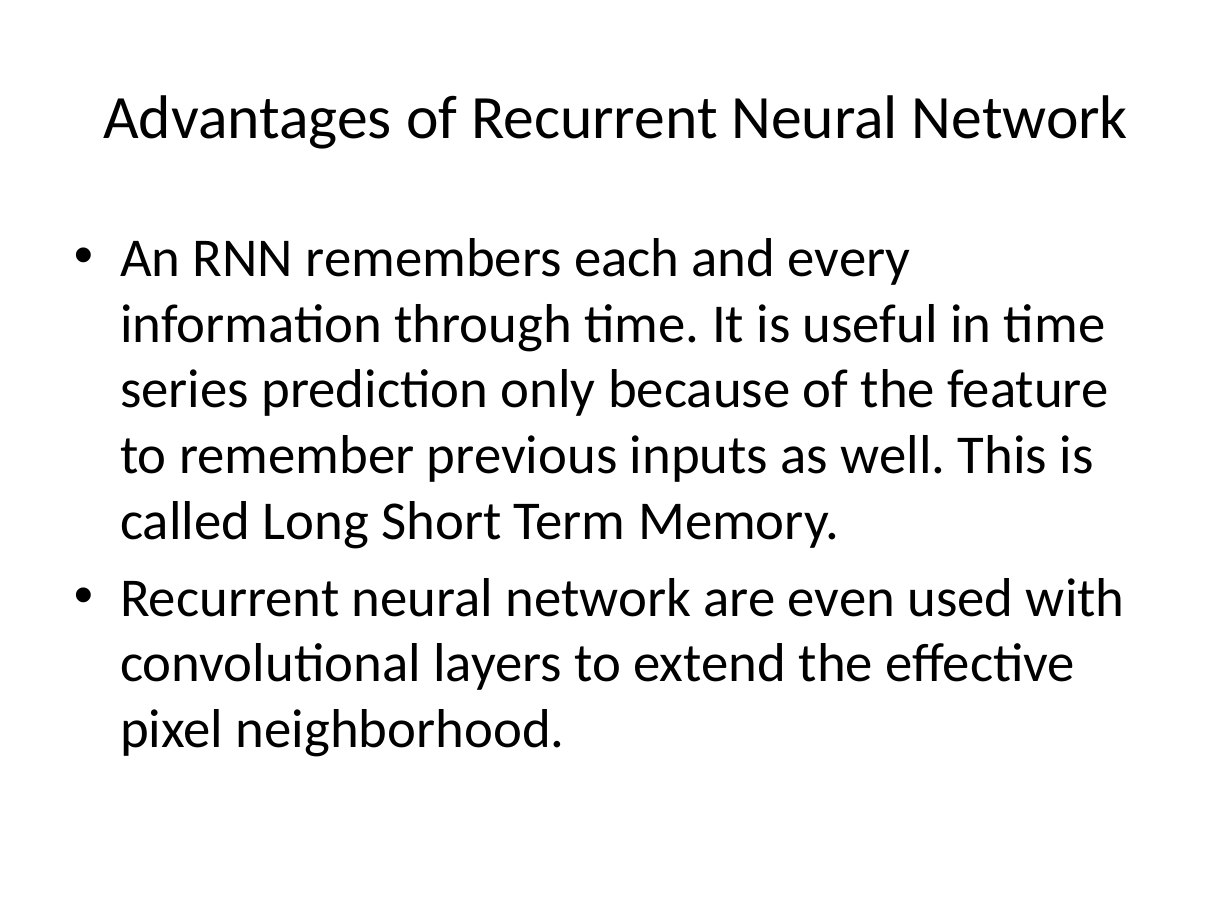
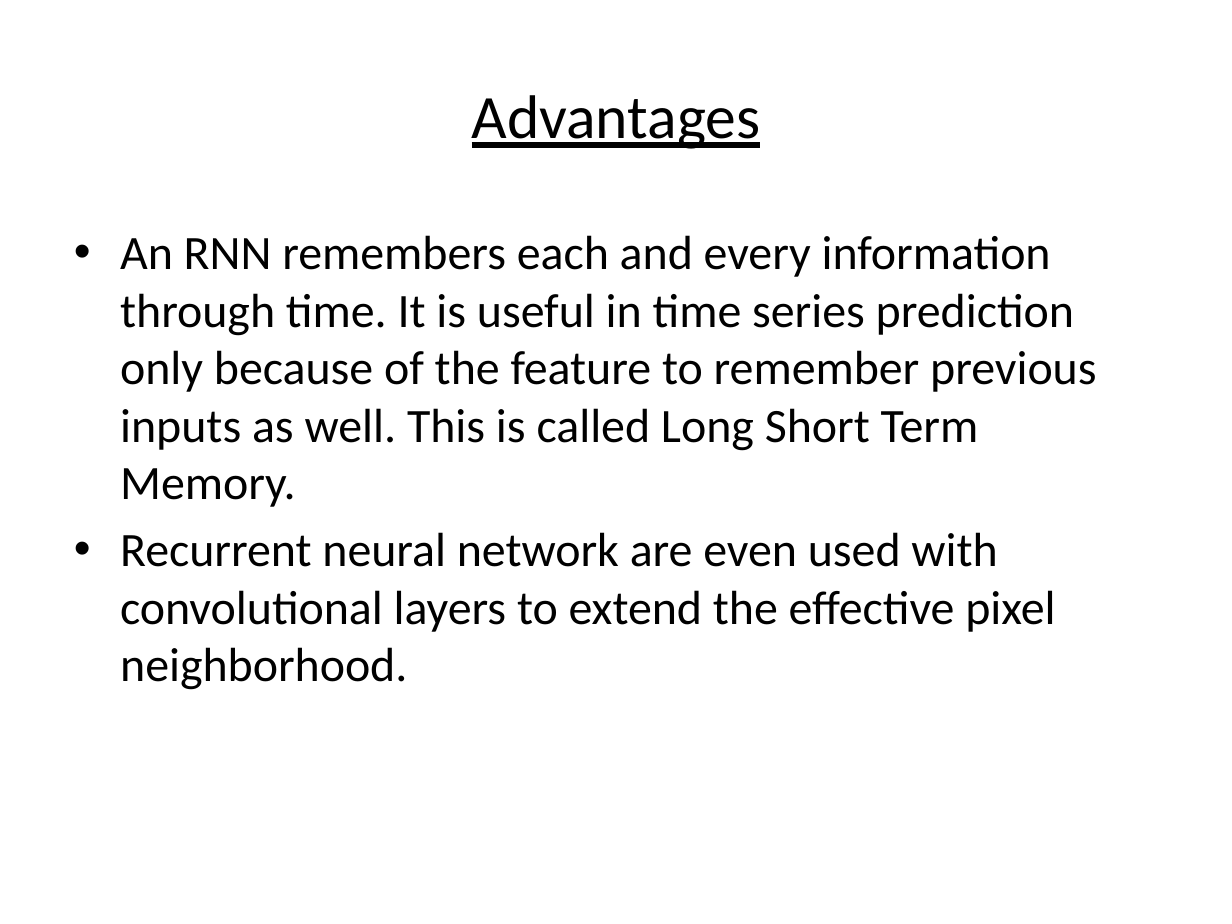
Before and after one commit to abhilashsaj/Simple-Recurrent-Neural-Network-with-Keras, a slide deck: slide 12 of Recurrent Neural Networks.pptx (slide 10 before the commit). Drawn at 1232x924 pixels with LibreOffice and Linux fonts; fonts in the diff are those of the drawing. Boxes give left, top, right and bottom in pixels: in the first picture for what was removed or moved away, otherwise in the second. Text is boxed around its words. In the diff, an @@ line names an element or a change of style, - is before the commit and + after.

```diff
--- a/Recurrent Neural Networks.pptx
+++ b/Recurrent Neural Networks.pptx
@@ title at bbox=[472, 95, 761, 149]: text changed @@
-Advantages of Recurrent Neural Network
+Advantages
@@ text "An RNN remembers each and ..." at bbox=[120, 235, 1096, 690]: size 32 to 28 pt @@
```
Also in this commit, not shown: 7 other slides changed, 13 slides added, 1 other file.
